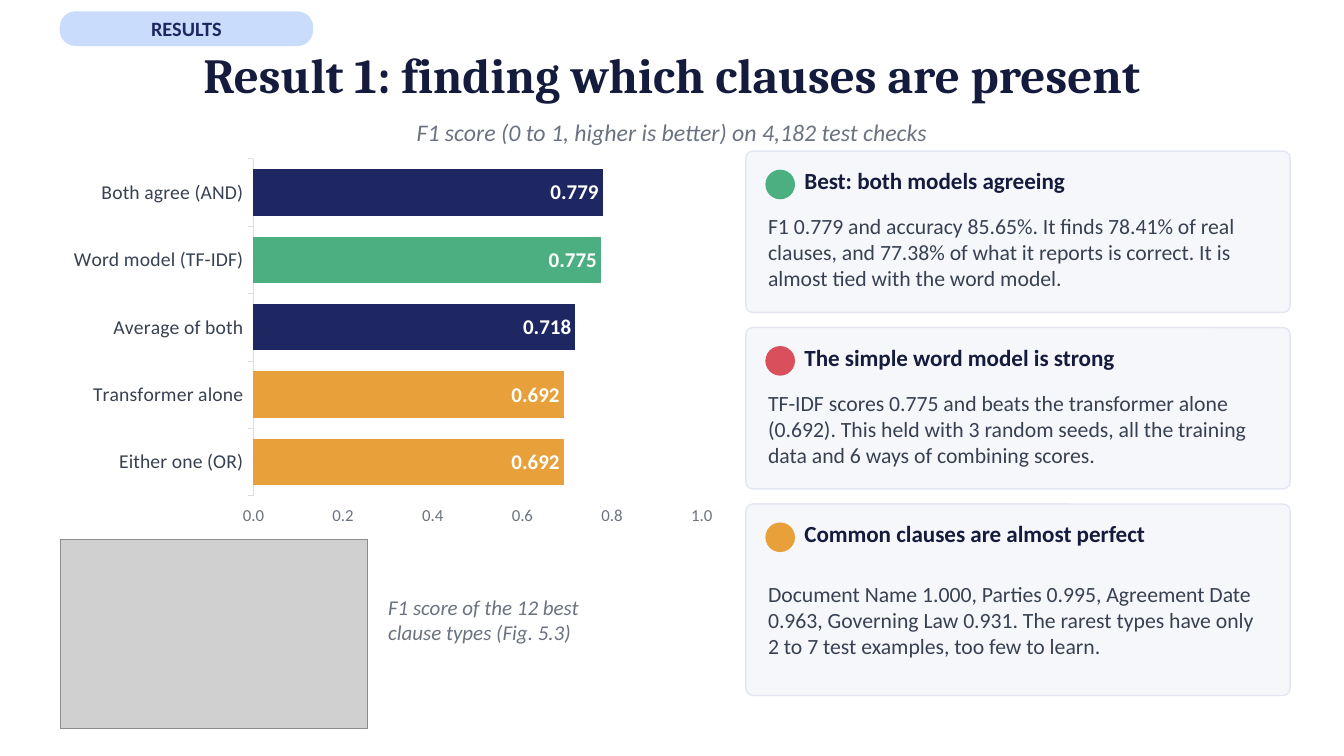
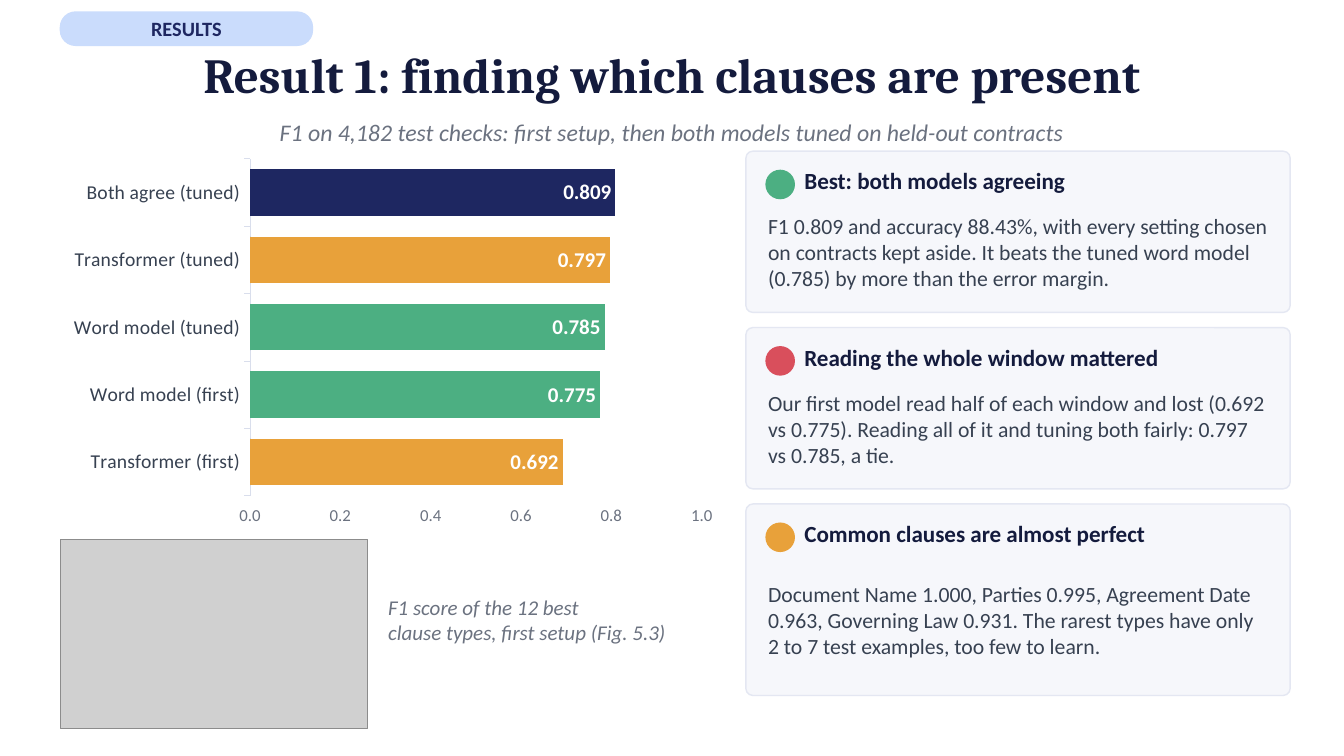
Before and after one commit to afnanmz168/clausify-p3, a slide deck: slide 12 of P25301051-p3-presentation-15-slides.pptx. Drawn at 1344x756 pixels with LibreOffice and Linux fonts; fonts in the diff are those of the drawing; grey boxes stand for pictures. Boxes give left, top, right and bottom in pixels: in the first picture for what was removed or moved away, otherwise in the second. Text is boxed around its words. In the diff, an @@ line names an element or a change of style, - is before the commit and + after.

```diff
--- a/P25301051-p3-presentation-15-slides.pptx
+++ b/P25301051-p3-presentation-15-slides.pptx
@@ text at <box>280,124,1062,145</box>: text changed @@
-F1 score (0 to 1, higher is better) on 4,182 test checks
+F1 on 4,182 test checks: first setup, then both models tuned on held-out contracts
@@ bar stacked chart at <box>60,151,726,533</box> @@
-categories: Either one (OR), Transformer alone, Average of both, Word model (TF-IDF), Both agree (AND)
+categories: Transformer (first), Word model (first), Word model (tuned), Transformer (tuned), Both agree (tuned)
-Series 1: 0, 0, 0.718, 0, 0.779
+Series 1: 0, 0, 0, 0, 0.809
-Series 2: 0, 0, 0, 0.775, 0
+Series 2: 0, 0.775, 0.785, 0, 0
-Series 3: 0.692, 0.692, 0, 0, 0
+Series 3: 0.692, 0, 0, 0.797, 0
@@ text at <box>768,219,1267,290</box>: text changed @@
-F1 0.779 and accuracy 85.65%. It finds 78.41% of real clauses, and 77.38% of what it reports is correct. It is almost tied with the word model.
+F1 0.809 and accuracy 88.43%, with every setting chosen on contracts kept aside. It beats the tuned word model (0.785) by more than the error margin.
@@ text at <box>804,349,1158,370</box>: text changed @@
-The simple word model is strong
+Reading the whole window mattered
@@ text at <box>768,395,1264,466</box>: text changed @@
-TF-IDF scores 0.775 and beats the transformer alone (0.692). This held with 3 random seeds, all the training data and 6 ways of combining scores.
+Our first model read half of each window and lost (0.692 vs 0.775). Reading all of it and tuning both fairly: 0.797 vs 0.785, a tie.
@@ text at <box>388,625,665,644</box>: text changed @@
-clause types (Fig. 5.3)
+clause types, first setup (Fig. 5.3)
```
Also in this commit, not shown: 7 other slides changed.
